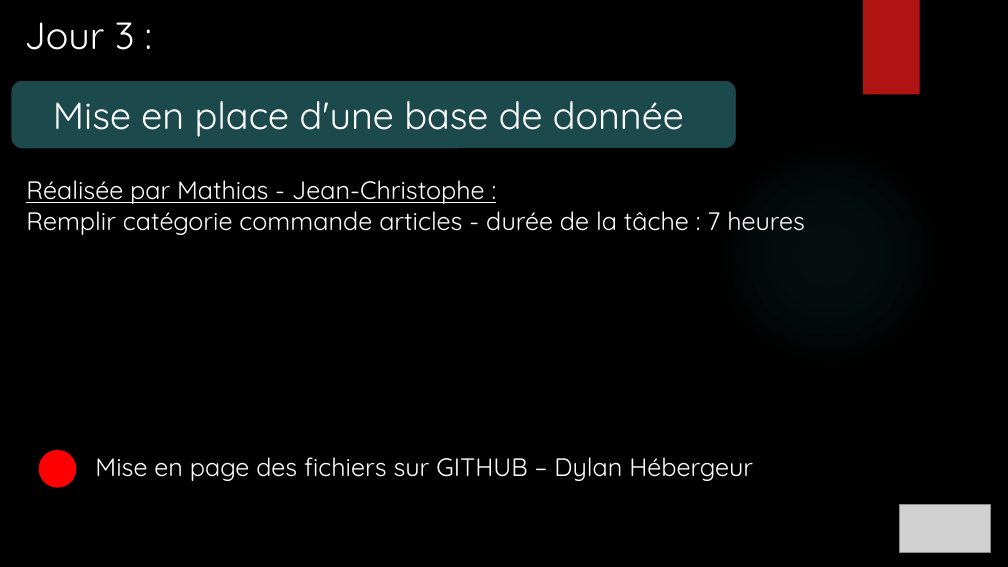
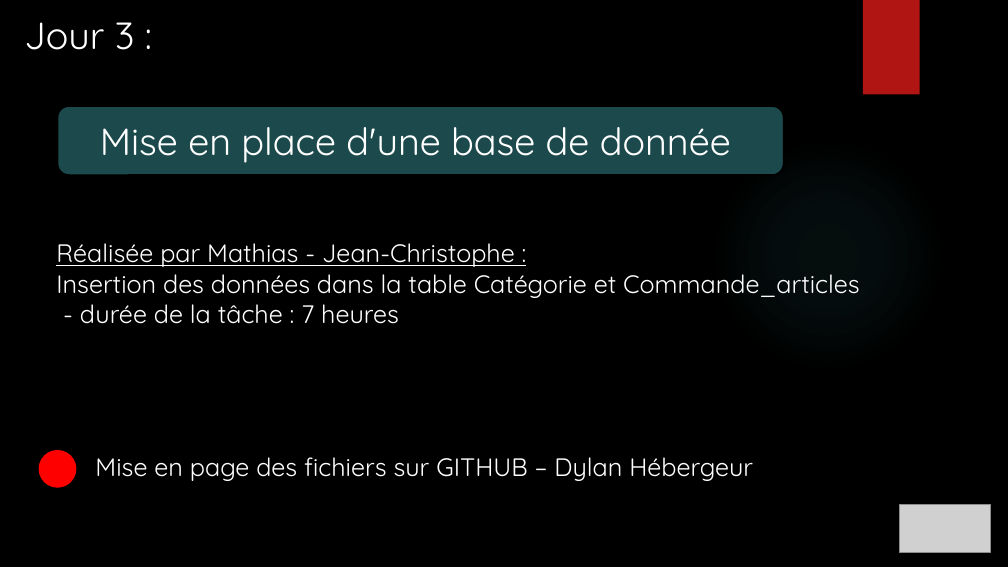
Before and after one commit to ChampemeDylan/UPOP, a slide deck: slide 17 of Présentation UPOP.pptx (slide 16 before the commit). Drawn at 1008x567 pixels with LibreOffice and Linux fonts; fonts in the diff are those of the drawing; grey boxes stand for pictures; background and template pictures are left out. Boxes give left, top, right and bottom in pixels: in the first picture for what was removed or moved away, otherwise in the second. Text is boxed around its words. In the diff, an @@ line names an element or a change of style, - is before the commit and + after.

```diff
--- a/Présentation UPOP.pptx
+++ b/Présentation UPOP.pptx
@@ rounded rectangle "Mise en place d'une base ...": place and size @@
-rounded rectangle "Mise en place d'une base ..." at (11, 80, 737, 149)
+rounded rectangle "Mise en place d'une base ..." at (57, 106, 783, 175)
@@ text "Réalisée par Mathias - Jean-Christophe ...": place and size @@
-text "Réalisée par Mathias - Jean-Christophe ..." at (26, 180, 805, 235)
+text "Réalisée par Mathias - Jean-Christophe ..." at (56, 243, 859, 324)
@@ text at (56, 266, 859, 324): text changed @@
-Remplir catégorie commande articles - durée de la tâche : 7 heures
+Insertion des données dans la table Catégorie et Commande_articles
+- durée de la tâche : 7 heures
```
Also in this commit, not shown: 15 other slides changed, 7 slides added.
